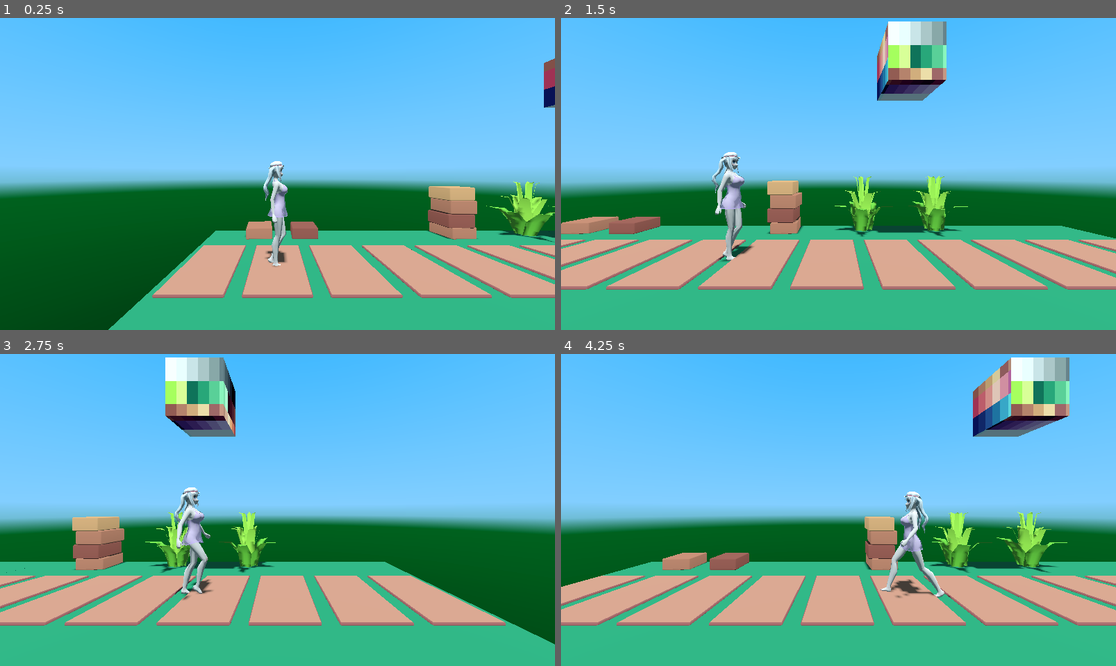
Above: before the commit, frames 1-4 (two rows, left to right).
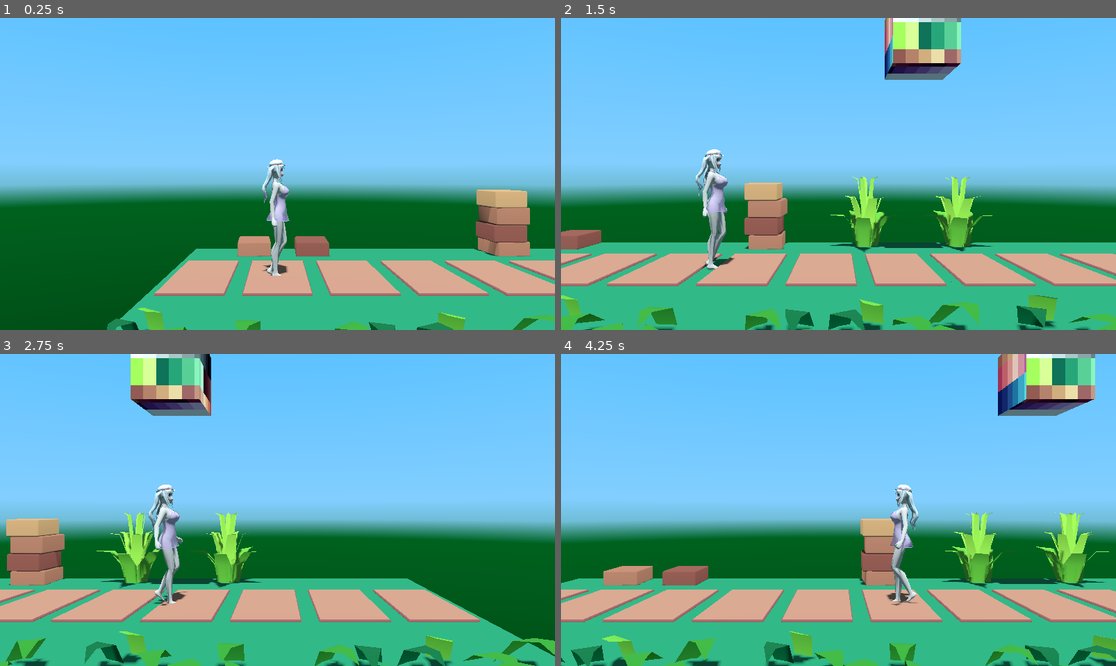
Above: after the commit, the same moments.

Repository: KoB-Kirito/nsfw-minijam-6
Game: Godot game, scene res://game/levels/Testlevel.tscn
Same seed, same stepped clock (60 frames per second), same inputs: the game is played once before the commit and once after it. This scene is started directly instead of the project's main scene.
Inputs (mouse positions are in pixels of both pictures, inside the frame that each line leads up to):
- Up to frame 1 (0.25 s): no input
- Up to frame 2 (1.5 s): move the mouse to (960, 158) at 0.52 s; hold D (forward) 0.53-1.25 s; click (960, 158) at 0.67 s; drag from (727, 189) to (810, 236) at 1.27 s
- Up to frame 3 (2.75 s): move the mouse to (333, 441) at 2.02 s; hold D (forward) from 2.03 s (still down)
- Up to frame 4 (4.25 s): release D (forward) at 2.75 s; drag from (810, 572) to (672, 463) at 2.77 s; move the mouse to (1005, 556) at 3.52 s; hold A (backward) from 3.53 s (still down)

The runs differ from the first frame. In frame 1, 18% of the frame differs, in the area x 0-100%, y 0-100%; in frame 2, 29%; in frame 3, 31%; in frame 4, 33%.

Commit message:
Sprung und Animation fixes

Diff:
--- a/assets/models/dummy/player-model.tscn
+++ b/assets/models/dummy/player-model.tscn
@@ -4,6 +4,11 @@
 
 [sub_resource type="AnimationNodeAnimation" id="AnimationNodeAnimation_jqsmd"]
 animation = &"Laufen"
+use_custom_timeline = true
+timeline_length = 0.5
+stretch_time_scale = true
+start_offset = 0.0
+loop_mode = 1
 
 [sub_resource type="AnimationNodeAnimation" id="AnimationNodeAnimation_nbm3i"]
 animation = &"Idle"
@@ -16,7 +21,7 @@
 min_space = 0.0
 
 [sub_resource type="AnimationNodeBlendTree" id="AnimationNodeBlendTree_boo2g"]
-graph_offset = Vector2(-443.514, -19.0396)
+graph_offset = Vector2(-443.333, 160)
 nodes/IdleToRun/node = SubResource("AnimationNodeBlendSpace1D_6gwbh")
 nodes/IdleToRun/position = Vector2(40, 146.667)
 node_connections = [&"output", 0, &"IdleToRun"]
@@ -29,25 +34,25 @@
 bones/2/rotation = Quaternion(-0.237831, 0.00879281, 0.0340124, 0.970671)
 bones/3/rotation = Quaternion(-0.120481, -0.00244325, 0.0184772, 0.992541)
 bones/4/rotation = Quaternion(0.0853064, 0.000756019, -0.00414575, 0.996346)
-bones/4/scale = Vector3(1.00352, 1.00352, 1.00352)
+bones/4/scale = Vector3(1.00459, 1.00459, 1.00459)
 bones/5/rotation = Quaternion(0.104434, -0.000259467, -0.00575181, 0.994515)
-bones/5/scale = Vector3(0.996493, 0.996493, 0.996493)
+bones/5/scale = Vector3(0.995433, 0.995433, 0.995433)
 bones/6/rotation = Quaternion(-0.0476079, -0.00106152, -0.010362, 0.998812)
 bones/10/rotation = Quaternion(-6.46695e-07, 0.827143, 0.561992, -9.50995e-07)
 bones/12/rotation = Quaternion(-4.61953e-07, 0.547954, 0.836509, -3.02828e-07)
 bones/14/rotation = Quaternion(0.0814465, 0.597341, 0.795104, -0.0660319)
 bones/15/rotation = Quaternion(-0.0814466, 0.597341, 0.795104, 0.066032)
-bones/16/rotation = Quaternion(-0.515826, -0.470068, -0.440318, 0.564871)
-bones/16/scale = Vector3(0.996493, 0.996493, 0.996494)
-bones/17/rotation = Quaternion(-0.572301, 0.424778, -0.314094, 0.6272)
-bones/18/rotation = Quaternion(0.101229, 0.0361922, -0.176735, 0.97837)
+bones/16/rotation = Quaternion(-0.515359, -0.470584, -0.439821, 0.565255)
+bones/16/scale = Vector3(0.995433, 0.995433, 0.995433)
+bones/17/rotation = Quaternion(-0.573029, 0.423732, -0.31478, 0.626899)
+bones/18/rotation = Quaternion(0.100157, 0.0362087, -0.174863, 0.978816)
 bones/19/rotation = Quaternion(0.674197, -0.0195205, 0.0606833, 0.735795)
-bones/20/rotation = Quaternion(0.0876294, -0.541179, -0.115813, 0.828272)
-bones/40/rotation = Quaternion(-0.54559, 0.435104, 0.472573, 0.538229)
-bones/40/scale = Vector3(0.996493, 0.996493, 0.996494)
-bones/41/rotation = Quaternion(-0.566088, -0.381812, 0.133467, 0.718297)
-bones/42/rotation = Quaternion(0.0937881, -0.0363029, 0.163744, 0.981363)
-bones/44/rotation = Quaternion(0.213022, 0.309306, -0.0622746, 0.924702)
+bones/20/rotation = Quaternion(0.087242, -0.540964, -0.117162, 0.828263)
+bones/40/rotation = Quaternion(-0.545154, 0.435646, 0.472103, 0.538645)
+bones/40/scale = Vector3(0.995433, 0.995433, 0.995433)
+bones/41/rotation = Quaternion(-0.566822, -0.381132, 0.13411, 0.717959)
+bones/42/rotation = Quaternion(0.0930064, -0.036314, 0.16238, 0.981664)
+bones/44/rotation = Quaternion(0.21311, 0.309223, -0.0613649, 0.92477)
 bones/65/position = Vector3(0.159266, -0.21938, 1.06697)
 bones/66/position = Vector3(-0.1619, 0.392, 0.4604)
 bones/67/position = Vector3(0.1619, 0.392, 0.4604)
@@ -55,9 +60,9 @@
 bones/68/rotation = Quaternion(-0.618756, -0.000278009, 0.000218971, 0.785583)
 bones/69/position = Vector3(0.049, -0.03, 0.07)
 bones/69/rotation = Quaternion(-0.382683, 0.00032695, -0.000135427, 0.92388)
-bones/70/position = Vector3(-0.174998, 0.0189558, 0.821401)
+bones/70/position = Vector3(-0.17529, 0.0189558, 0.821478)
 bones/70/rotation = Quaternion(-0.290178, -0.638515, 0.379448, 0.603419)
-bones/71/position = Vector3(0.195242, -0.0580804, 0.812271)
+bones/71/position = Vector3(0.195646, -0.0580804, 0.812657)
 bones/71/rotation = Quaternion(-0.293098, 0.345633, -0.586488, 0.671315)
 bones/72/position = Vector3(1.34586e-08, -0.0364028, 0.800531)
 bones/72/rotation = Quaternion(0.138331, 0.0363761, 0.494091, 0.857563)
@@ -75,18 +80,18 @@
 tree_root = SubResource("AnimationNodeBlendTree_boo2g")
 anim_player = NodePath("../AnimationPlayer")
 parameters/current_length = 1.0
-parameters/current_position = 0.800042
+parameters/current_position = 0.236142
 parameters/current_delta = 0.0166667
 parameters/IdleToRun/current_length = 1.0
-parameters/IdleToRun/current_position = 0.800042
+parameters/IdleToRun/current_position = 0.236142
 parameters/IdleToRun/current_delta = 0.0166667
 parameters/IdleToRun/blend_position = 0.0
-parameters/IdleToRun/0/current_length = 1.33333
-parameters/IdleToRun/0/current_position = 0.16205
+parameters/IdleToRun/0/current_length = 0.5
+parameters/IdleToRun/0/current_position = 0.0667717
 parameters/IdleToRun/0/current_delta = 0.0166667
 parameters/IdleToRun/1/current_length = 1.0
-parameters/IdleToRun/1/current_position = 0.800042
+parameters/IdleToRun/1/current_position = 0.236142
 parameters/IdleToRun/1/current_delta = 0.0166667
 parameters/output/current_length = 1.0
-parameters/output/current_position = 0.800042
+parameters/output/current_position = 0.236142
 parameters/output/current_delta = 0.0166667
--- a/game/levels/Testlevel.tscn
+++ b/game/levels/Testlevel.tscn
@@ -43,8 +43,9 @@
 
 [node name="Camera25D" parent="." node_paths=PackedStringArray("target") instance=ExtResource("2_txtxq")]
 transform = Transform3D(1, 0, 0, 0, 1, 0, 0, 0, 1, 0, 0, 6.18282)
+fov = 45.0
 target = NodePath("../Player")
-offset = Vector3(0, 2.25, 4)
+offset = Vector3(0, 2.25, 6)
 smoothSpeed = 10.0
 noiseStrength = 0.0
 
@@ -65,6 +66,8 @@
 [node name="Player" type="CharacterBody3D" parent="."]
 transform = Transform3D(1, 0, 0, 0, 1, 0, 0, 0, 1, -3.5, 1, 1)
 script = ExtResource("3_ingl7")
+FALL_DECAY = 2.0
+CAMERA_FORWARD_SPEED = 0.3
 
 [node name="Model" parent="Player" instance=ExtResource("3_7i0li")]
 transform = Transform3D(-4.37114e-08, 0, 1, 0, 1, 0, -1, 0, -4.37114e-08, 0, 0, 0)
--- a/game/player/player.gd
+++ b/game/player/player.gd
@@ -5,8 +5,9 @@
 @export var SMOOTH_SPEED: float = 10
 @export var ROTATION_SPEED: float = 5
 @export var FALL_DECAY: float = 100
+@export var CAMERA_FORWARD_DIST = 2
+@export var CAMERA_FORWARD_SPEED = 0.5
 const JUMP_VELOCITY = 4.5
-const CAMERA_FORWARD_DIST = 1.75
 
 @onready var model: Node3D = $Model
 @onready var cameraTaget: Node3D = $CameraTarget
@@ -52,8 +53,8 @@
 		# set animation blend based on speed
 		animTree.set("parameters/IdleToRun/blend_position", velocity.length() / SPEED)
 	else:
-		velocity.x = lerp(velocity.x, 0.0, SMOOTH_SPEED * delta / FALL_DECAY)
-		velocity.z = lerp(velocity.z, 0.0, SMOOTH_SPEED * delta / FALL_DECAY)
+		velocity.x = lerp(velocity.x, direction.x * SPEED, SMOOTH_SPEED * delta / FALL_DECAY)
+		velocity.z = lerp(velocity.z, direction.z * SPEED, SMOOTH_SPEED * delta / FALL_DECAY)
 		# TODO: falling???
 		animTree.set("parameters/IdleToRun/blend_position", 0)
 
@@ -62,7 +63,7 @@
 
 	# save last move direction
 	if direction:
-		cameraCurrentDist = lerp(cameraCurrentDist, direction.x * CAMERA_FORWARD_DIST, SMOOTH_SPEED * delta * 0.5)
+		cameraCurrentDist = lerp(cameraCurrentDist, direction.x * CAMERA_FORWARD_DIST, SMOOTH_SPEED * delta * CAMERA_FORWARD_SPEED)
 		cameraTaget.global_position = global_position + cameraTargetOffset + Vector3.RIGHT * cameraCurrentDist
 		lastDirection = direction
 
